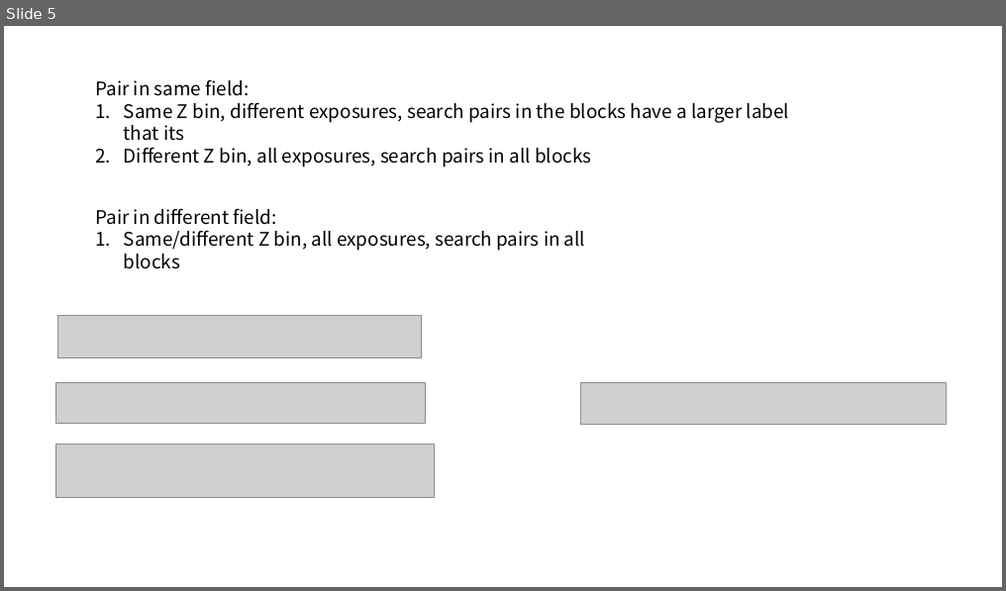
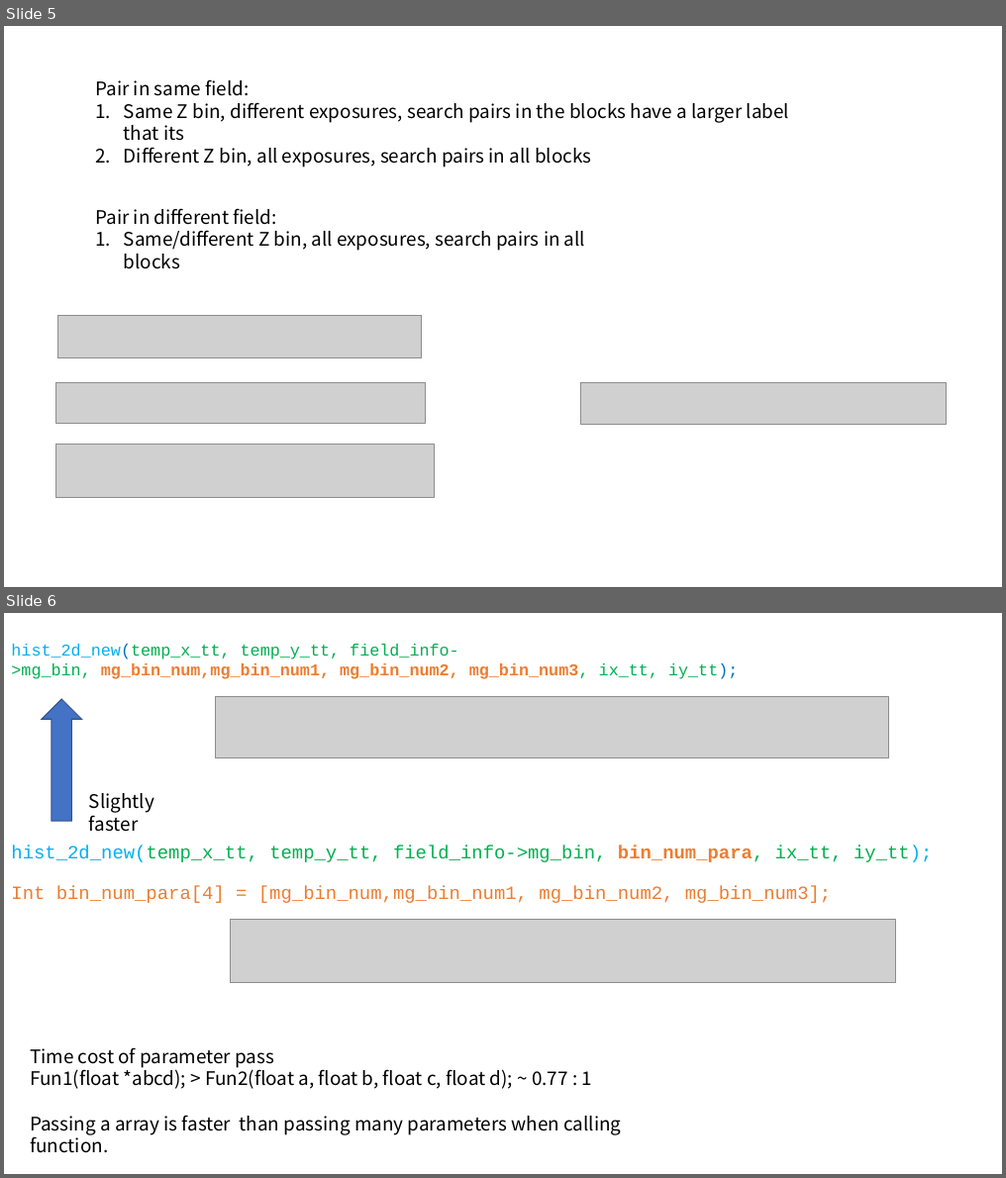
Before and after one commit to hekunlie/astrophy-research, a slide deck: correlation/Notes/2D_Correlation.pptx. Shown one above the other, each under a label of ours: slide 5 before the commit, slides 5 and 6 after it. The pictures are 1006x591 and 1006x1178 pixels, drawn with LibreOffice and Linux fonts; fonts in the diff are those of the drawing; grey boxes stand for pictures. Boxes give left, top, right and bottom in pixels: in the first picture for what was removed or moved away, otherwise in the second. Text is boxed around its words. In the diff, an @@ line names an element or a change of style, - is before the commit and + after.

```diff
--- a/correlation/Notes/2D_Correlation.pptx
+++ b/correlation/Notes/2D_Correlation.pptx
@@ slide 6 added at [4,613,1002,1174], background #FFFFFF @@
@@ text added at [11,644,738,679], 16 pt, text #00B050 @@
+hist_2d_new(temp_x_tt, temp_y_tt, field_info->mg_bin, mg_bin_num,mg_bin_num1, mg_bin_num2, mg_bin_num3, ix_tt, iy_tt);
@@ down arrow added at [42,699,82,821], fill #4472C4, outline #325491 1 pt @@
@@ picture added at [215,696,889,758] @@
@@ text added at [89,793,154,832], 18 pt, text #000000 @@
+Slightly faster
@@ text added at [11,846,932,862], 18 pt, text #00B050 @@
+hist_2d_new(temp_x_tt, temp_y_tt, field_info->mg_bin, bin_num_para, ix_tt, iy_tt);
@@ text added at [11,886,831,903], 18 pt, text #ED7D31 @@
+Int bin_num_para[4] = [mg_bin_num,mg_bin_num1, mg_bin_num2, mg_bin_num3];
@@ picture added at [230,919,896,982] @@
@@ text added at [30,1048,622,1154], 18 pt, text #000000 @@
+Time cost of parameter pass
+Fun1(float *abcd); > Fun2(float a, float b, float c, float d); ~ 0.77 : 1
+Passing a array is faster than passing many parameters when calling function.
```
Also in this commit, not shown: 1 other slide added, 4 other files.
